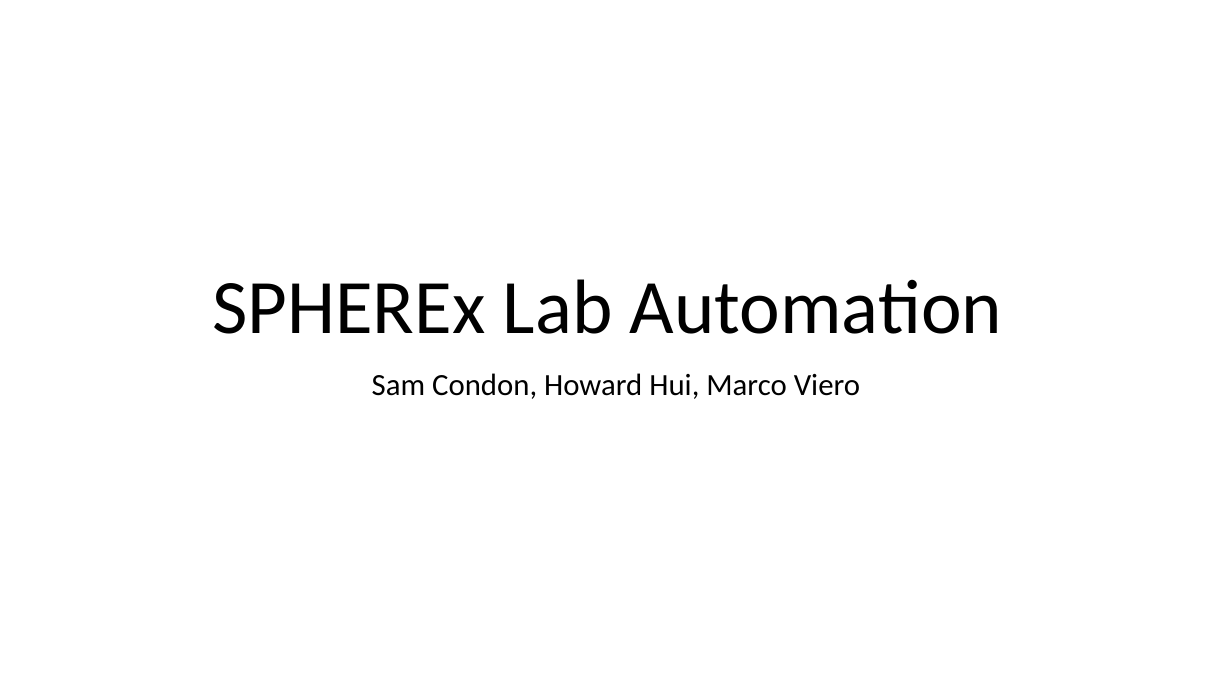
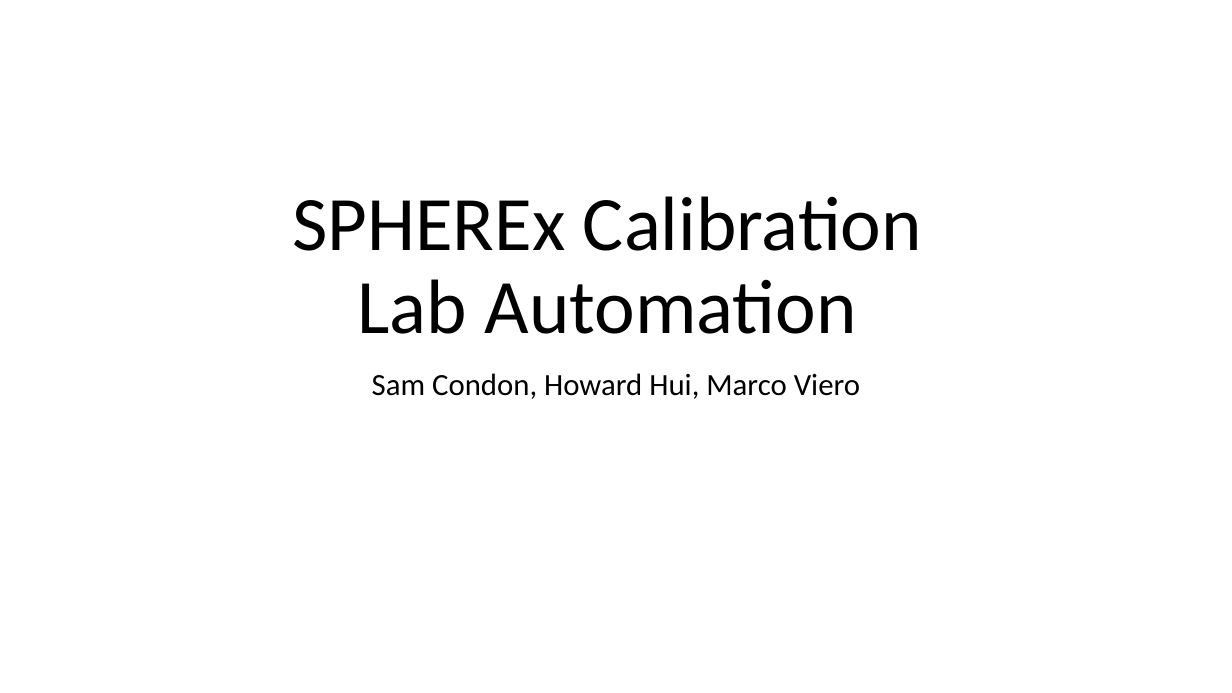
Before and after one commit to samcondon4/SPHEREx-lab-tools, a slide deck: slide 1 of SPHEREx-Calibration-Automation/presentations/SPHEREx_Calibration_Automation_Plan__Optics_Meeting_02162021.pptx. Drawn at 1232x693 pixels with LibreOffice and Linux fonts; fonts in the diff are those of the drawing. Boxes give left, top, right and bottom in pixels: in the first picture for what was removed or moved away, otherwise in the second. Text is boxed around its words. In the diff, an @@ line names an element or a change of style, - is before the commit and + after.

```diff
--- a/SPHEREx-Calibration-Automation/presentations/SPHEREx_Calibration_Automation_Plan__Optics_Meeting_02162021.pptx
+++ b/SPHEREx-Calibration-Automation/presentations/SPHEREx_Calibration_Automation_Plan__Optics_Meeting_02162021.pptx
@@ title at bbox=[292, 196, 922, 334]: text changed @@
-SPHEREx Lab Automation
+SPHEREx Calibration
+Lab Automation
```
Also in this commit, not shown: 3 other slides changed.
